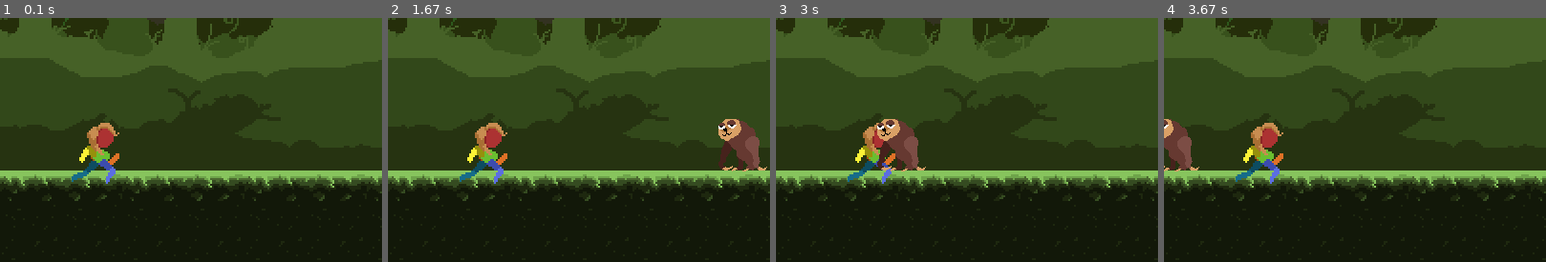
Above: before the commit, frames 1-4 (left to right).
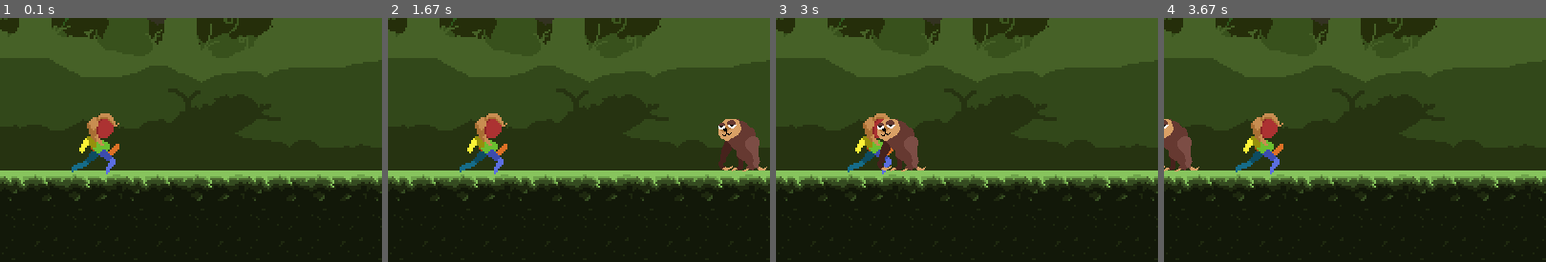
Above: after the commit, the same moments.

Repository: mattfwilson/pygame
Game: pygame game, started from platformer/scroller.py
The game is run twice, just before and just after one commit, with the same random seed, the same clock (stepped at 60 frames per second) and the same inputs.
Inputs (mouse positions are % of the whole screen's width and height, from its top left):
- Up to frame 1 (0.1 s): no input
- Up to frame 2 (1.67 s): click (75, 76) at 0.38 s; click (68, 76) at 0.72 s; click (60, 76) at 1.05 s; click (53, 76) at 1.38 s
- Up to frame 3 (3 s): click (45, 76) at 1.72 s; click (38, 76) at 2.05 s; click (30, 76) at 2.38 s; click (23, 76) at 2.72 s
- Up to frame 4 (3.67 s): click (15, 76) at 3.05 s; click (8, 76) at 3.38 s
The pictures show only the part of the screen within x 0-50%, y 50-100%; the shares and areas given below are measured in that part.

The runs differ from the first frame. In frame 1, 1.9% of the frame differs, in the area x 18-32%, y 39-68%; in frame 2, 1.9%; in frame 3, 1.5%; in frame 4, 1.9%.

Commit message:
Various tweaks to surfaces.

Diff:
--- a/platformer/scroller.py
+++ b/platformer/scroller.py
@@ -18,7 +18,7 @@
 ground_surf = pg.image.load('resources/ground.png')
 
 player_surf = pg.image.load('resources/char.png').convert_alpha()
-player_rect = player_surf.get_rect(midbottom = (100, 430))
+player_rect = player_surf.get_rect(midbottom = (100, 420))
 
 sloth_x_pos = 700
 sloth_y_pos = 420
@@ -40,11 +40,10 @@
 
     SCREEN.blit(sky_surf, (0, 0)) # placement of image along x and y
     SCREEN.blit(ground_surf, (0, 416))
-    SCREEN.blit(score_surf, score_rect)
-    pg.draw.line(SCREEN, 'Black', (0, 30), (800, 30), 60) # (display surface, color, start point, end point)
+    score_bg = pg.draw.line(SCREEN, '#000000', (0, 30), (800, 30), 60) # (display surface, color, start point, end point)
+    SCREEN.blit(score_num_surf, (110, 13))
     SCREEN.blit(score_surf, (20, 12)) # (display surface, color of rect, rect to be created)
     pg.draw.ellipse(SCREEN, 'Brown', pg.Rect(250, 100, 50, 50)) # (display surface, color, Rect shapw(x, y, width, height))
-    SCREEN.blit(score_num_surf, (110, 13))
     SCREEN.blit(player_surf, player_rect)
 
     sloth_rect.x -= 3 # tells rect to move designated amount on x axis
--- a/shooter/gravity_simulation.py
+++ b/shooter/gravity_simulation.py
@@ -45,6 +45,5 @@
         pygame.display.flip()
         clock.tick(60)
 
-
 run_game()
 pygame.quit()
Binary file added: shooter/janelle2.png
Binary file added: shooter/matt2.png
